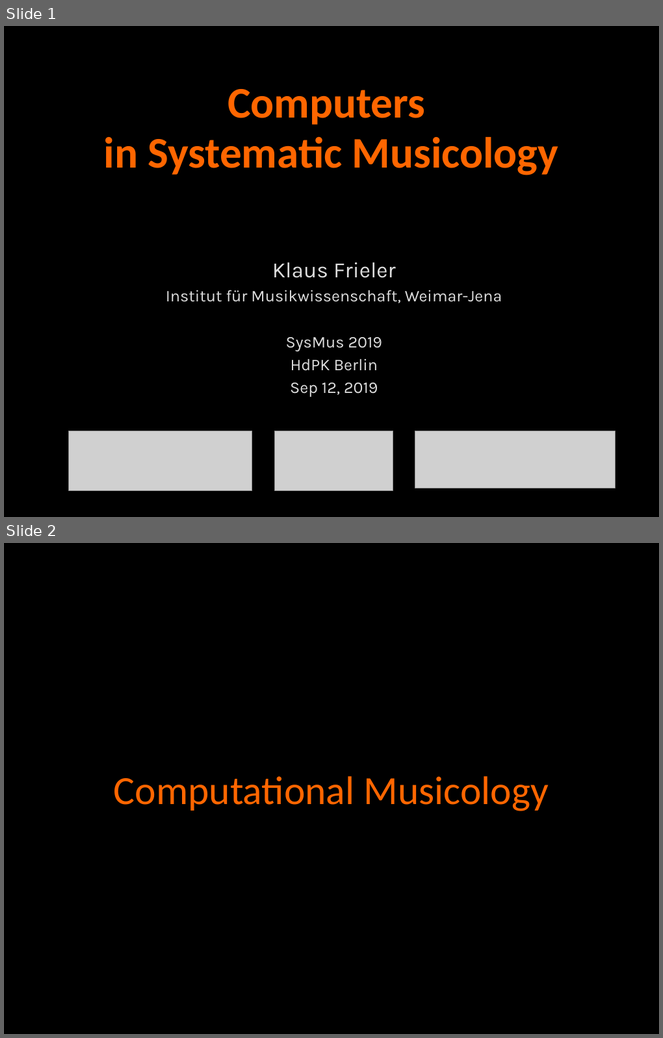
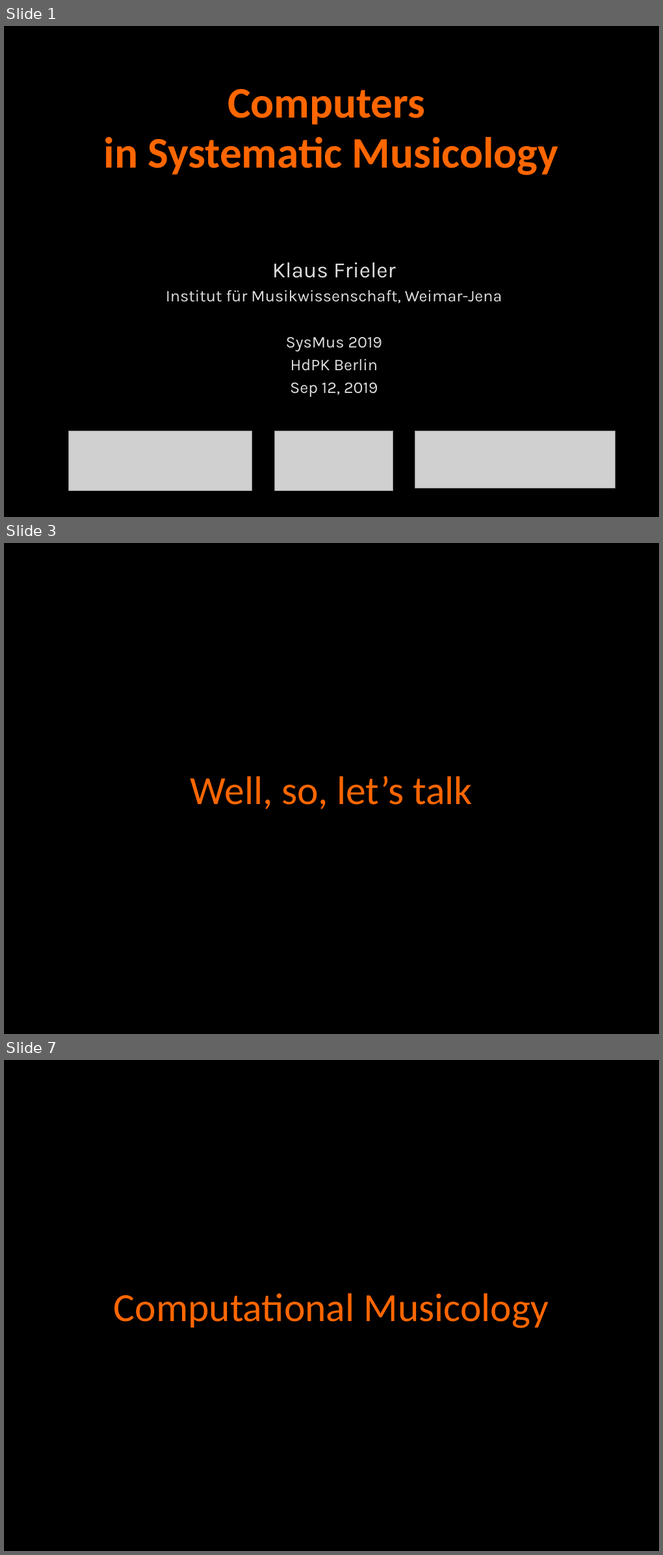
Before and after one commit to klausfrieler/digthatlick_lecture, a slide deck: frieler_ComSysMus_workshop.pptx. Shown one above the other, each under a label of ours: slides 1 and 2 before the commit, slides 1, 3 and 7 after it; the slides between them are not shown. The pictures are 663x1038 and 663x1555 pixels, drawn with LibreOffice and Linux fonts; fonts in the diff are those of the drawing; grey boxes stand for pictures. Boxes give left, top, right and bottom in pixels: in the first picture for what was removed or moved away, otherwise in the second. Text is boxed around its words. In the diff, an @@ line names an element or a change of style, - is before the commit and + after.

```diff
--- a/frieler_ComSysMus_workshop.pptx
+++ b/frieler_ComSysMus_workshop.pptx
@@ slide 3 added at (x1=4, y1=543, x2=659, y2=1034), background #000000; not listed: 2 template elements that a slide beside it also shows @@
@@ title added at (x1=53, y1=751, x2=610, y2=827), outline #000000 0.75 pt, 44 pt, text #FF6600 @@
+Well, so, let’s talk
@@ what was slide 2 is now slide 7 @@
```
Also in this commit, not shown: 6 slides changed, 9 other slides added, 1 slide removed, 1 other file.
